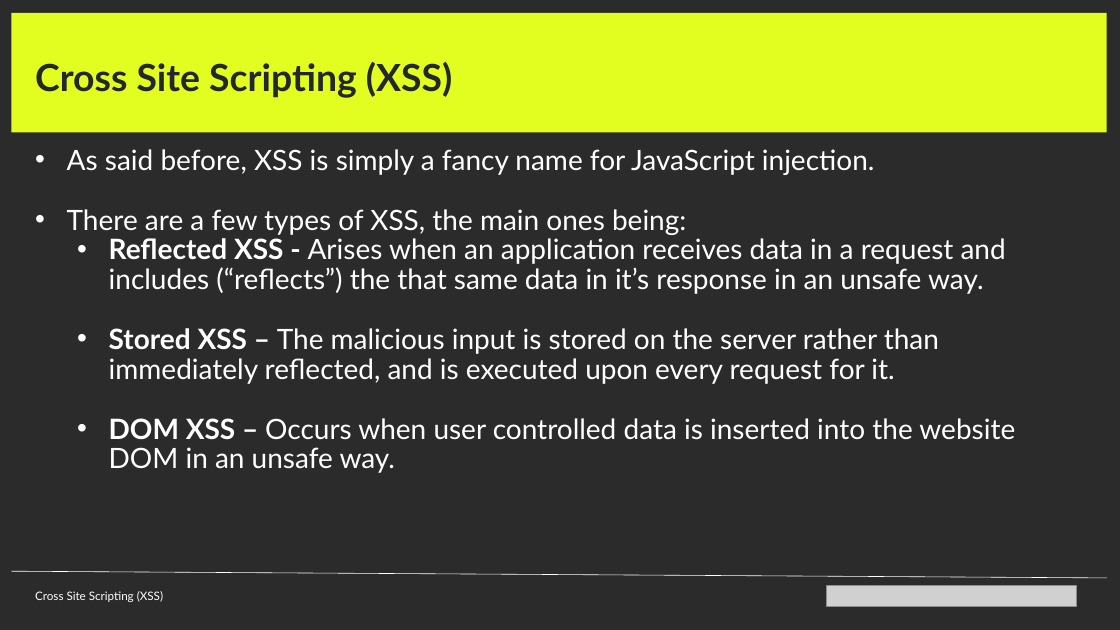
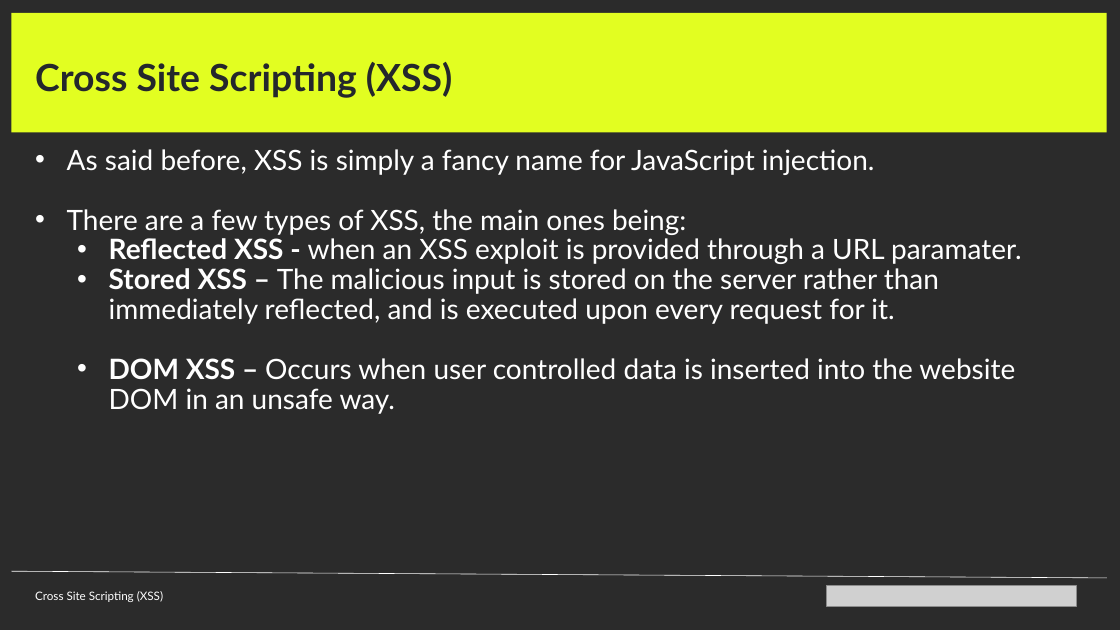
Before and after one commit to Technipwn/Technipwn.github.io, a slide deck: slide 6 of files/client_side.pptx. Drawn at 1120x630 pixels with LibreOffice and Linux fonts; fonts in the diff are those of the drawing; grey boxes stand for pictures; background and template pictures are left out; a plain dark background stands for a picture behind light text. Boxes give left, top, right and bottom in pixels: in the first picture for what was removed or moved away, otherwise in the second. Text is boxed around its words. In the diff, an @@ line names an element or a change of style, - is before the commit and + after.

```diff
--- a/files/client_side.pptx
+++ b/files/client_side.pptx
@@ text at [109,238,1022,264]: text changed @@
-  • Reflected XSS - Arises when an application receives data in a request and includes (“reflects”) the that same data in it’s response in an unsafe way.
+  • Reflected XSS - when an XSS exploit is provided through a URL paramater.
```
Also in this commit, not shown: 3 other slides changed, 1 slide added, 4 slides removed, 21 other files.
